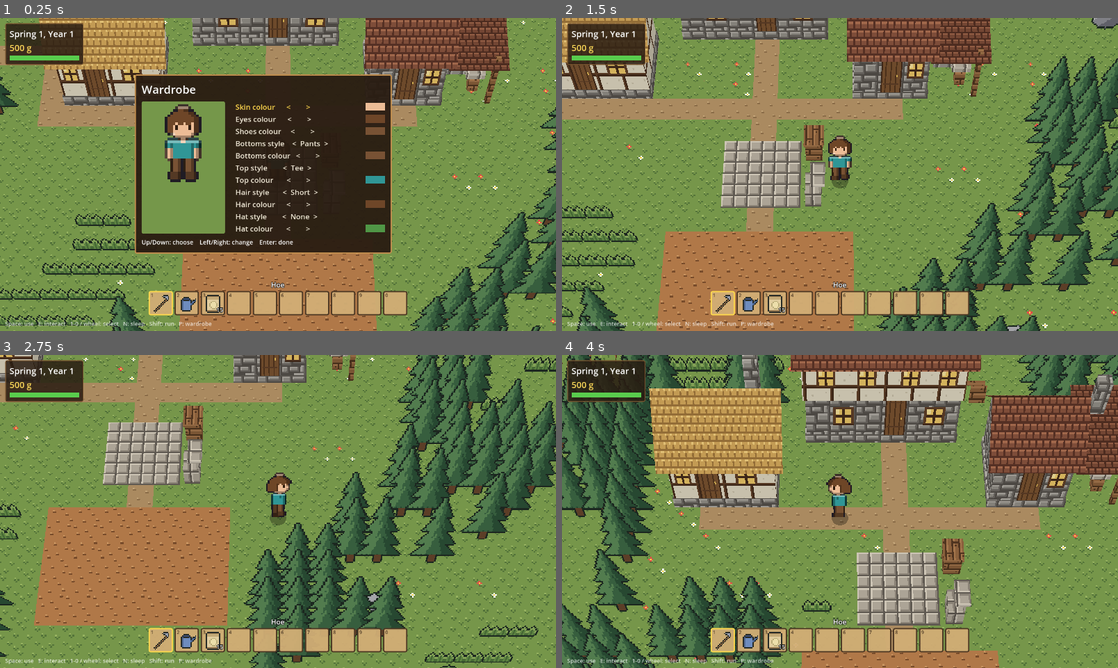
Above: before the commit, frames 1-4 (two rows, left to right).
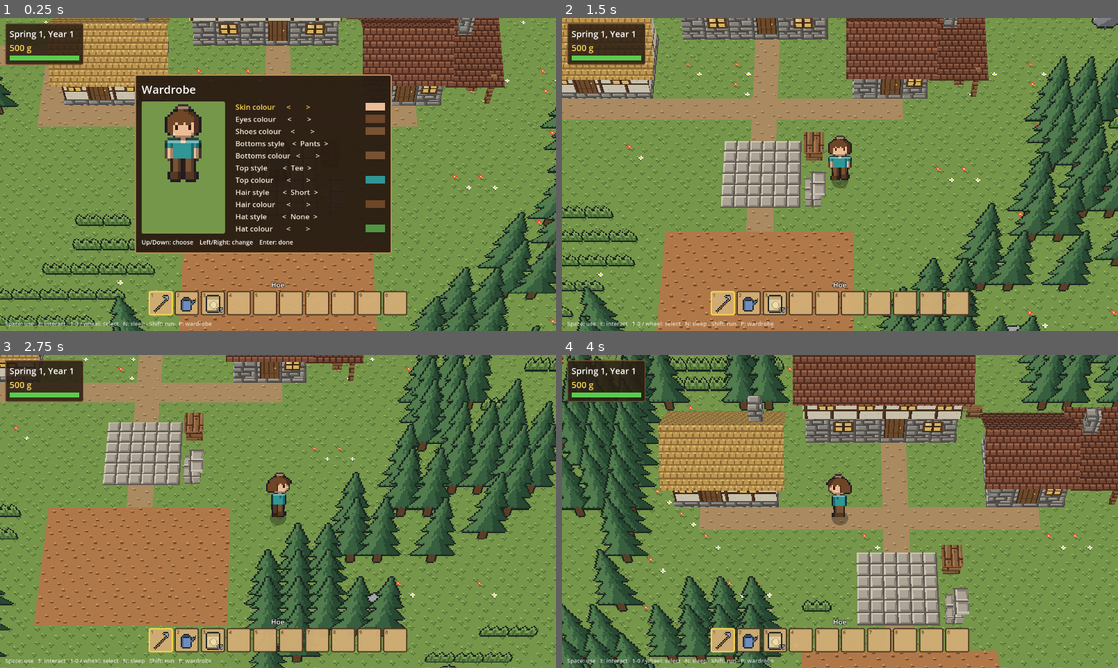
Above: after the commit, the same moments.

Repository: grimechristopher/procedural-game
Game: Godot game, scene res://scenes/main.tscn
Two runs of this game, one before a commit and one after it. Both use one fixed random seed, a clock stepped at 60 frames per second and the inputs below.
Inputs (mouse positions are in pixels of both pictures, inside the frame that each line leads up to):
- Up to frame 1 (0.25 s): no input
- Up to frame 2 (1.5 s): tap Enter (ui_accept) at 0.5, 0.77 s; move the mouse to (962, 158) at 0.52 s; hold D (move_right) 0.53-1.28 s; hold Mouse wheel down (hotbar_next) 0.53-1.28 s; click (962, 158) at 0.67 s; move the mouse to (728, 190) at 1.27 s; hold S (move_down) from 1.28 s (still down); tap Mouse wheel up (hotbar_prev) at 1.35 s
- Up to frame 3 (2.75 s): tap Enter (ui_accept) at 1.52 s; move the mouse to (333, 442) at 2.02 s; release S (move_down) at 2.03 s; hold D (move_right) from 2.03 s (still down); hold E (interact) from 2.03 s (still down)
- Up to frame 4 (4 s): move the mouse to (812, 574) at 2.77 s; release D (move_right) at 2.78 s; release E (interact) at 2.78 s; hold W (move_up) 2.78-3.53 s; tap R (regenerate) at 2.85 s; click (812, 574) at 2.92 s; tap Enter (ui_accept) at 3.02, 3.77 s; move the mouse to (1006, 558) at 3.52 s; hold A (move_left) from 3.53 s (still down); hold Shift (run) from 3.53 s (still down)

The runs differ from the first frame. In frame 1, 8.1% of the frame differs, in the area x 7-92%, y 0-28%; in frame 2, 6.7%; in frame 3, 1.6%; in frame 4, 20%, in the area x 0-100%, y 0-86%.

Commit message:
Back to cube blocks
Blocks are one unit tall again. Sprites keep their tan(pitch) stretch so
the player stays just under two tiles tall.

Co-Authored-By: Claude Opus 5.5 <noreply@anthropic.com>
Claude-Session: https://claude.ai/code/session_01QBAyNdiLYtBbpQzeaWaTYf

Diff:
--- a/scripts/edges.gd
+++ b/scripts/edges.gd
@@ -233,7 +233,7 @@
 
 ## A strip of shade on the ground at the foot of a face, fading outward.
 static func _shadow(st: SurfaceTool, s: Dictionary) -> void:
-	var y: float = (s.bottom + 0.004) * GridWorld.BLOCK_HEIGHT
+	var y: float = s.bottom + 0.004
 	var near0 := Vector3(s.p0.x, y, s.p0.y)
 	var near1 := Vector3(s.p1.x, y, s.p1.y)
 	var out := Vector3(s.o.x, 0, s.o.y) * SHADOW_WIDTH
@@ -246,8 +246,7 @@
 		st.add_vertex(v[0])
 
 
-## A point on the edge, in model units (heights in blocks; _build_mesh
-## stretches them to BLOCK_HEIGHT).
+## A point on the edge, in world units.
 static func _at(p: Vector2, y: float) -> Vector3:
 	return Vector3(p.x, y, p.y)
 
@@ -274,8 +273,7 @@
 	var lengths := PackedFloat32Array([0.0])
 	for i in range(1, LIP.size()):
 		var step: Vector2 = LIP[i] - LIP[i - 1]
-		# Heights are stretched to BLOCK_HEIGHT on screen.
-		lengths.append(lengths[i - 1] + Vector2(step.x, step.y * GridWorld.BLOCK_HEIGHT).length())
+		lengths.append(lengths[i - 1] + step.length())
 	for i in lengths.size():
 		lengths[i] /= lengths[lengths.size() - 1]
 	return lengths
--- a/scripts/player.gd
+++ b/scripts/player.gd
@@ -121,7 +121,7 @@
 		return false
 	_hold = 0.0
 	_from = world.cell_to_world(cell, layer)
-	_mid_y = world.crossing_height(cell, layer, dir) * world.cell_size.y
+	_mid_y = world.crossing_height(cell, layer, dir)
 	_left_foot = not _left_foot
 	cell += dir
 	layer = next_layer
--- a/scripts/world.gd
+++ b/scripts/world.gd
@@ -80,14 +80,10 @@
 const PROP_SPRITE_SIZE := Vector2i(32, 48)
 ## The pitch is HGSS's and Platinum's field camera (see FollowCamera).
 const CAMERA_PITCH_DEGREES := 59.05
-## Everything is scaled so a texel looks the same size on screen wherever it
-## is: a block is tan(pitch) tall, so its 16-texel face looks exactly as tall
-## as a ground tile looks deep (a one-block cliff reads as one tile, as in
-## Pokemon). Models are built a unit tall and stretched to this height.
-const BLOCK_HEIGHT := tan(deg_to_rad(CAMERA_PITCH_DEGREES))
 ## Sprites (props, crops, the player) stand upright and are stretched by
-## the same factor, so their texels match the ground's too.
-const SPRITE_STRETCH := BLOCK_HEIGHT
+## tan(pitch), so on screen their texels are as tall as the ground's and the
+## player stands just under two tiles tall.
+const SPRITE_STRETCH := tan(deg_to_rad(CAMERA_PITCH_DEGREES))
 
 ## Gameplay tags per tile. Systems like farming ask what a cell is tagged
 ## with (cell_tags / has_tag) rather than checking for particular tiles.
@@ -162,7 +158,7 @@
 
 
 func _ready() -> void:
-	cell_size = Vector3(1, BLOCK_HEIGHT, 1)
+	cell_size = Vector3.ONE
 	cell_center_y = false
 	mesh_library = _build_mesh_library()
 	_building_meshes = Node3D.new()
@@ -1274,8 +1270,6 @@
 		else:
 			tex = skin.top if n.y > 0.99 else (skin.slope if n.y > 0.1 else (Tex.DIRT if n.y < -0.5 else skin.side))
 		var uvs: Array = face[3] if face.size() > 3 else []
-		# Stretching y to BLOCK_HEIGHT tilts slope normals toward horizontal.
-		var shade_n := Vector3(n.x, n.y / BLOCK_HEIGHT, n.z).normalized()
 		for i in range(1, pts.size() - 1):
 			var corners := [0, i, i + 1]
 			# Godot treats clockwise as front-facing.
@@ -1283,10 +1277,10 @@
 				corners = [0, i + 1, i]
 			for k in corners:
 				var v: Vector3 = pts[k]
-				st.set_normal(shade_n)
+				st.set_normal(n)
 				st.set_uv(Vector2(tex % TEX_COLS, tex / TEX_COLS))
 				st.set_uv2(uvs[k] if not uvs.is_empty() else _face_uv(v, n, top_y))
-				st.add_vertex(Vector3(v.x, v.y * BLOCK_HEIGHT, v.z))
+				st.add_vertex(v)
 	st.set_material(mat)
 	return st.commit(into)
 
@@ -1299,8 +1293,8 @@
 	var up := Vector3(0, size.y * SPRITE_STRETCH, 0)
 	var u0 := float(index) / PROP_SPRITES.size()
 	var u1 := float(index + 1) / PROP_SPRITES.size()
-	var bl := Vector3(-size.x / 2, -sink * BLOCK_HEIGHT, 0)
-	var br := Vector3(size.x / 2, -sink * BLOCK_HEIGHT, 0)
+	var bl := Vector3(-size.x / 2, -sink, 0)
+	var br := Vector3(size.x / 2, -sink, 0)
 	var st := SurfaceTool.new()
 	st.begin(Mesh.PRIMITIVE_TRIANGLES)
 	for v in [[bl, Vector2(u0, 1)], [bl + up, Vector2(u0, 0)], [br + up, Vector2(u1, 0)],
Not shown, changed: documentation/art/README.md
